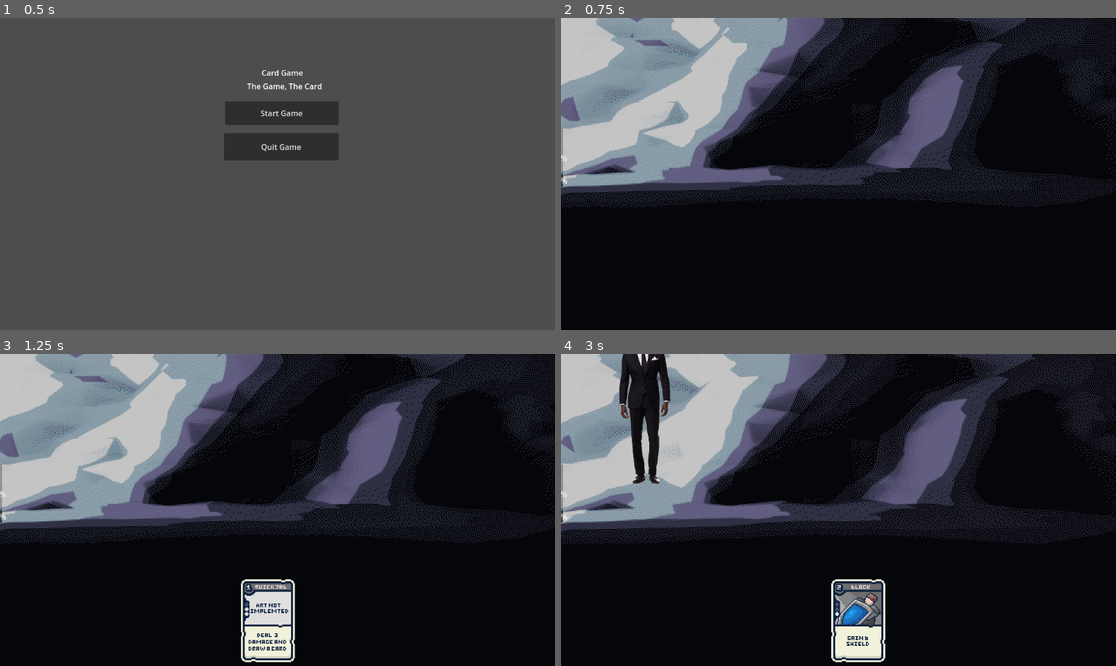
Above: before the commit, frames 1-4 (two rows, left to right).
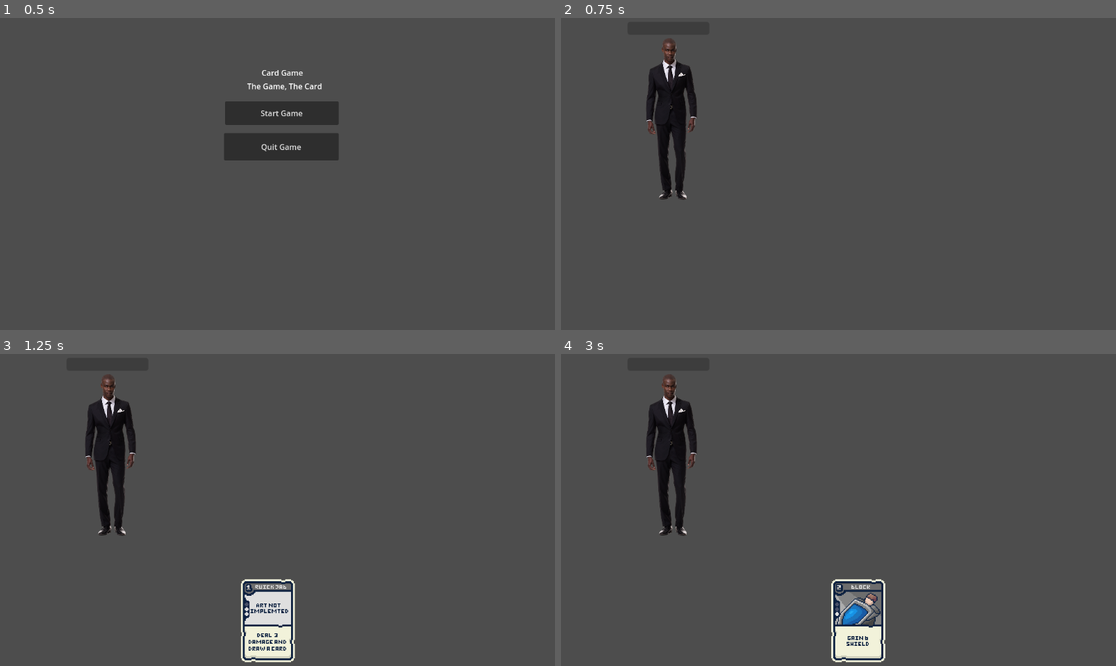
Above: after the commit, the same moments.

Repository: Fredeblok0912/Card_game
Game: Godot game, scene res://menu.tscn
The game is run twice, just before and just after one commit, with the same random seed, the same clock (stepped at 60 frames per second) and the same inputs.
Inputs (mouse positions are in pixels of both pictures, inside the frame that each line leads up to):
- Up to frame 1 (0.5 s): no input
- Up to frame 2 (0.75 s): click "Start Game" at 0.5 s
- Up to frame 3 (1.25 s): no input
- Up to frame 4 (3 s): move the mouse to (827, 619) at 1.27 s; click (827, 619) at 1.42 s; move the mouse to (783, 619) at 2.02 s; hold Down (ui_down) 2.03-2.78 s; click (783, 619) at 2.17 s; move the mouse to (810, 619) at 2.77 s; click (810, 619) at 2.92 s

Frame 1 is identical in both runs. In frame 2, 99% of the frame differs, in the area x 0-100%, y 0-100%; in frame 3, 97%; in frame 4, 96%.

Commit message:
added energy requirement to cards

Diff:
--- a/Gamecode.gd
+++ b/Gamecode.gd
@@ -1,10 +1,14 @@
 extends Node2D
 
+
+
+var current_energy = 0 as int
 
 
 func gamestart():
 	Cardlist.current_decklist.shuffle()
 	draw_cards(3)
+	current_energy = 5
 
 func draw_cards(n: int):
 	for i in range(n):
@@ -72,28 +76,27 @@
 
 func card_clicked(_viewport, event, _shape_idx, card_id, card_node):
 	if event is InputEventMouseButton and event.pressed and event.button_index == MOUSE_BUTTON_LEFT:
-		card_played(card_id)
-
-		# Find index in hand_sprites
-		var sprite_index = hand_sprites.find(card_node)
-		#move card_id to discard
-		Cardlist.discard_pile.append(card_id)
-		#clear the played card from Cardlist.hand_cards and hand_sprites
-		remove_card(card_id, card_node)
-
+		var cardcost = Cardlist.card_database[card_id].get("cost")
+		if not cardcost > current_energy:
+			current_energy = current_energy - cardcost
+			print(current_energy)
+			card_played(card_id)
+			Cardlist.discard_pile.append(card_id)
+			remove_card(card_id, card_node)
+		else:
+			print("card too expensive")
 func remove_card(card_id: int, card_node: Area2D) -> void:
 	# Remove from hand_sprites (by reference)
-	var idx_in_sprites = hand_sprites.find(card_node)
-	if idx_in_sprites != -1:
-		hand_sprites.remove_at(idx_in_sprites)
-		Cardlist.hand_cards.remove_at(idx_in_sprites)
+	var index = hand_sprites.find(card_node)
+	hand_sprites.remove_at(index)
+	Cardlist.hand_cards.remove_at(index)
 	#Free the node (removes sprite + collision too)
 	card_node.queue_free()
 	#Move remaining Cards to correct positions
 	_update_hand_positions()
 
 func card_played(card_id):
-	var card_name = Cardlist.card_database[card_id].get("Name")
+	var card_name = Cardlist.card_database[card_id].get("name")
 	var card_mult = Cardlist.card_database[card_id].get("executionmult")
 	player_damage(card_id,card_name,card_mult)
 	player_shield(card_id,card_name,card_mult)
@@ -133,13 +136,13 @@
 		for i in range(card_mult):
 			print(card_name," deals ", played_card_self_damage, " damage to the player")
 
-func get_hand_center() -> Vector2:
-	if hand_sprites.is_empty():
-		return Vector2.ZERO
-
-	var first = hand_sprites[0].global_position
-	var last = hand_sprites[hand_sprites.size() - 1].global_position
-	return (first + last) / 2
+#func get_hand_center() -> Vector2:
+	#if hand_sprites.is_empty():
+		#return Vector2.ZERO
+#
+	#var first = hand_sprites[0].global_position
+	#var last = hand_sprites[hand_sprites.size() - 1].global_position
+	#return (first + last) / 2
 
 func _input(event):
 	if event.is_action_released("ui_down"):
--- a/character.gd
+++ b/character.gd
@@ -23,9 +23,9 @@
 func add_shield(value: int):
 	shield = value
 
-func move_player():
-	var center = gamecode.get_hand_center()
-	sprite.global_position = center + Vector2(-450,-450)
+#func move_player():
+	#var center = gamecode.get_hand_center()
+	#sprite.global_position = center + Vector2(-450,-450)
 
 
 func _ready():
--- a/game.tscn
+++ b/game.tscn
@@ -105,10 +105,15 @@
 texture = ExtResource("5_hve3p")
 
 [node name="ProgressBar" type="ProgressBar" parent="Character/Player"]
-offset_right = 4.0
-offset_bottom = 27.0
+offset_left = 138.0
+offset_top = -316.0
+offset_right = 308.0
+offset_bottom = -289.0
+fill_mode = 1
+show_percentage = false
 
 [node name="Enemy1" type="Node2D" parent="Character" node_paths=PackedStringArray("sprite", "health_bar")]
+visible = false
 script = ExtResource("6_eow3j")
 sprite = NodePath("Sprite2D")
 health_bar = NodePath("ProgressBar")
@@ -120,6 +125,7 @@
 offset_bottom = 27.0
 
 [node name="Enemy2" type="Node2D" parent="Character" node_paths=PackedStringArray("sprite")]
+visible = false
 script = ExtResource("7_eow3j")
 sprite = NodePath("Sprite2D")
 
@@ -130,6 +136,7 @@
 offset_bottom = 27.0
 
 [node name="Enemy3" type="Node2D" parent="Character" node_paths=PackedStringArray("sprite")]
+visible = false
 script = ExtResource("8_j5wjh")
 sprite = NodePath("Sprite2D")
 
@@ -141,6 +148,7 @@
 offset_bottom = 27.0
 
 [node name="Background_sprite" type="AnimatedSprite2D" parent="."]
+visible = false
 z_index = -10
 position = Vector2(576, 0)
 scale = Vector2(2, 2)
--- a/player.gd
+++ b/player.gd
@@ -2,5 +2,5 @@
 class_name Player
 
 
-func _process(delta: float):
-	move_player()
+#func _process(delta: float):
+	#move_player()
